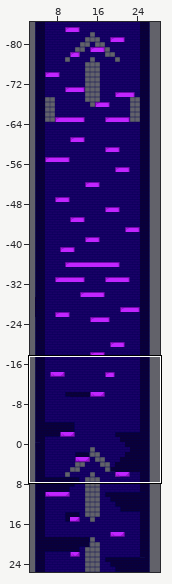
Level history. Tiled map (JSON): assets/tilemap/FishingHero_TileMap_FullLevel.json. The first picture is a wide view before the edit; the outline marks the close-up.
Close-up. Earlier state:
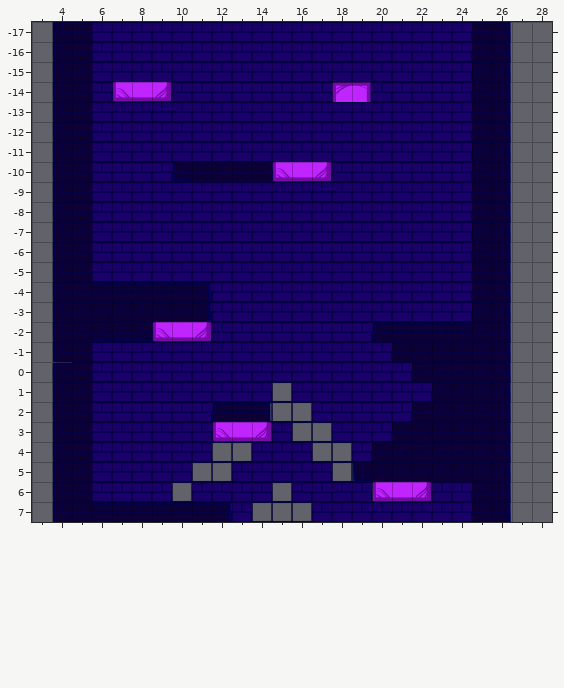
Cells are 64x64 px. Shown: x 3..28, y -17..7.
Once edited:
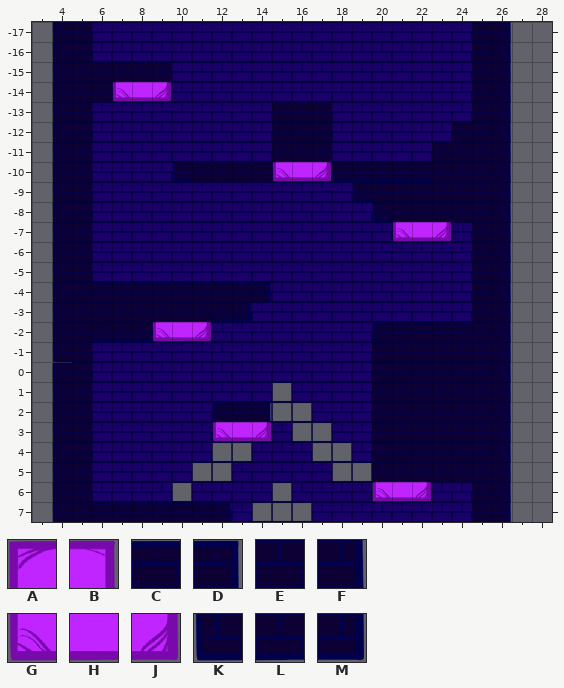
Key: from "Tower_new": A 3, B 5, C 13, D 14, E 29, F 30, G 35, H 36, J 37, K 44, L 45, M 46.
_ is an empty cell.
Change:
Layer "Wall":
Tile D gives way to tile C in row -4 at x 11.
The edit adds tile C in row -4 at x 12 to 13.
The edit adds tile D in row -4 at x 14.
Tile F gives way to tile E in row -3 at x 11.
The edit adds tile E in row -15 at x 6 to 9; in row -14 at x 6; in row -13 at x 15 to 17; in row -12 at x 15 to 17 and 24; in row -11 at x 15 to 17 and 23 to 24; in row -10 at x 23 to 24.
The edit adds tile E in row -9 at x 20 to 24; in row -8 at x 21 to 24; in row -1 at x 20; in row 0 at x 20 to 21; in row 1 at x 20 to 22; in row 2 at x 20 to 21.
The edit adds tile E in row 3 at x 20.
The edit adds tile K in row -9 at x 19; in row -8 at x 20.
The edit adds tile L in row -10 at x 18 to 22; in row -3 at x 12.
The edit adds tile M in row -3 at x 13.
Tile K is removed in row 5 at x 19.
Layer "Platforms":
The edit adds tile G in row -7 at x 21.
The edit adds tile H in row -7 at x 22.
The edit adds tile J in row -7 at x 23.
Tile A is removed in row -14 at x 18.
Tile B is removed in row -14 at x 19.
